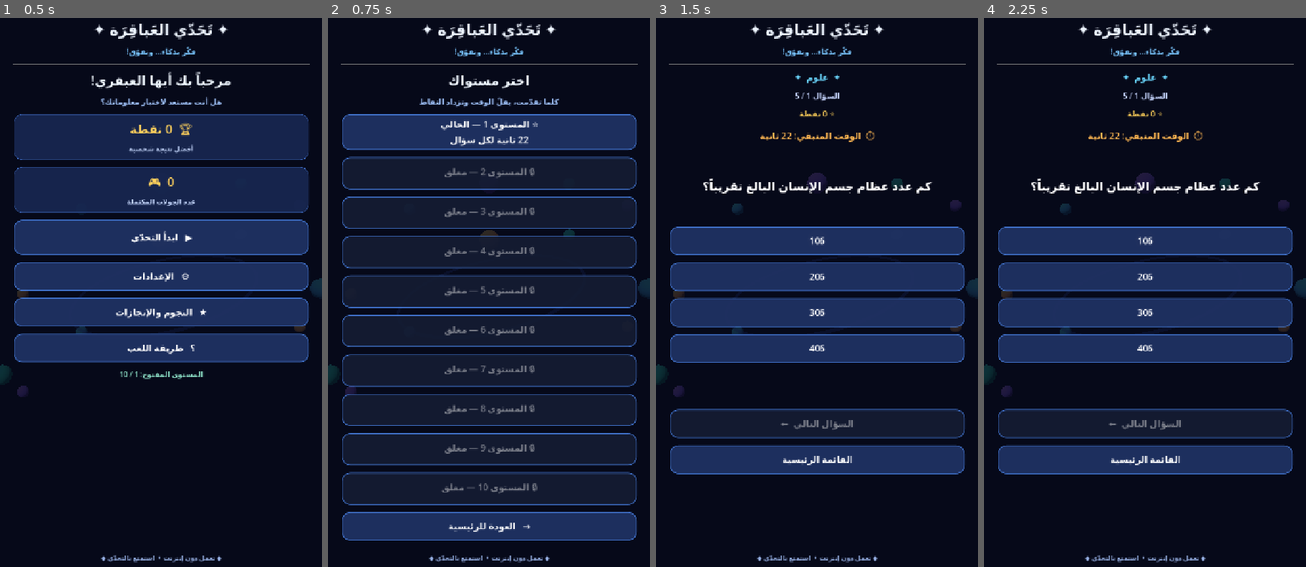
Above: before the commit, frames 1-4 (left to right).
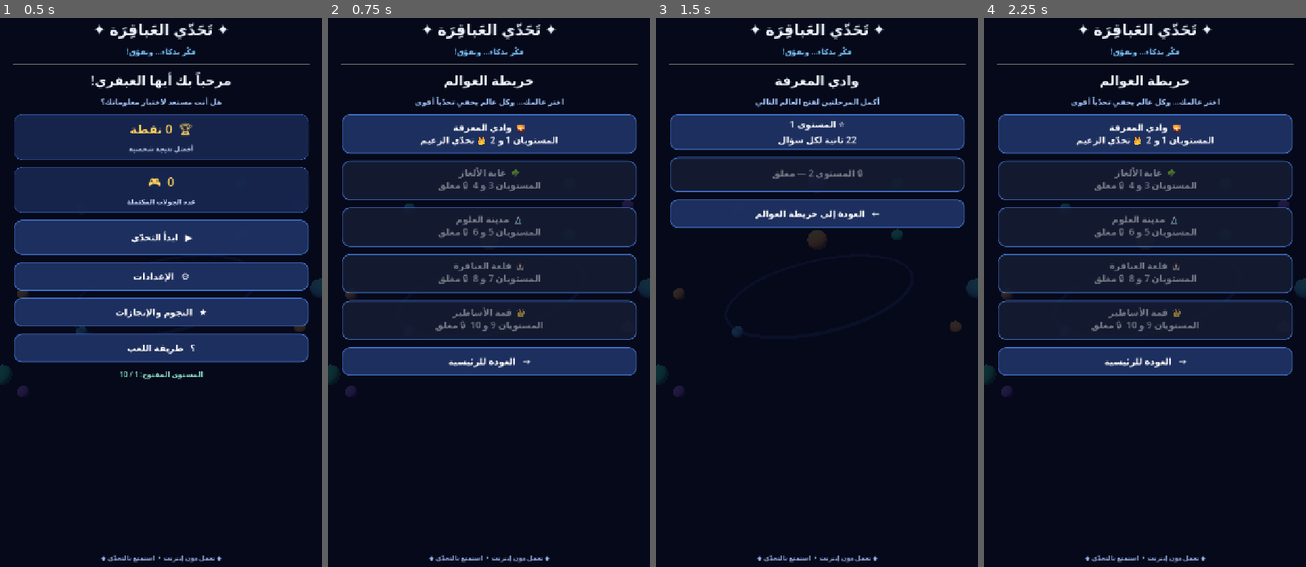
Above: after the commit, the same moments.

Repository: mahdialloui01-art/challenge-
Game: Godot game, scene res://scenes/main.tscn
Same seed, same stepped clock (60 frames per second), same inputs: the game is played once before the commit and once after it.
Inputs (mouse positions are in pixels of both pictures, inside the frame that each line leads up to):
- Up to frame 1 (0.5 s): no input
- Up to frame 2 (0.75 s): click "▶ ابدأ التحدّي" at 0.5 s
- Up to frame 3 (1.5 s): click (817, 133) at 1.25 s, where only the run after the commit has a clickable "🌄 وادي المعرفة المستويان 1 و …"
- Up to frame 4 (2.25 s): click (1145, 215) at 2 s, where only the run after the commit has a clickable "← العودة إلى خريطة العوالم"

Frame 1 is identical in both runs. In frame 2, 21% of the frame differs, in the area x 4-96%, y 10-96%; in frame 3, 38%, in the area x 4-96%, y 10-84%; in frame 4, 34%.

Commit message:
Add five-world progression map and boss stages

Diff:
--- a/scripts/main.gd
+++ b/scripts/main.gd
@@ -305,7 +305,7 @@
 
     var play := _make_button("▶   ابدأ التحدّي")
     play.custom_minimum_size.y = 78
-    play.pressed.connect(_show_levels)
+    play.pressed.connect(_show_world_map)
     content.add_child(play)
 
     var settings_button := _make_button("⚙   الإعدادات")
@@ -390,6 +390,47 @@
     content.add_child(rules)
     var back := _make_button("→   العودة للرئيسية")
     back.pressed.connect(_show_main_menu)
+    content.add_child(back)
+
+func _show_world_map() -> void:
+    _clear_content()
+    _add_heading("خريطة العوالم", "اختر عالمك… وكل عالم يخفي تحدّياً أقوى")
+    var names := ["وادي المعرفة", "غابة الألغاز", "مدينة العلوم", "قلعة العباقرة", "قمة الأساطير"]
+    var icons := ["🌄", "🌳", "🔬", "🏰", "👑"]
+    for world in range(5):
+        var first_level := world * 2 + 1
+        var last_level := first_level + 1
+        var locked := first_level > unlocked_level
+        var caption := "%s  %s\nالمستويان %d و %d%s" % [icons[world], names[world], first_level, last_level, "  🔒 مغلق" if locked else "  👑 تحدّي الزعيم"]
+        var button := _make_button(caption)
+        button.custom_minimum_size.y = 88
+        button.disabled = locked
+        if not locked:
+            button.pressed.connect(_show_world_levels.bind(world))
+        content.add_child(button)
+    var back := _make_button("→   العودة للرئيسية")
+    back.pressed.connect(_show_main_menu)
+    content.add_child(back)
+
+func _show_world_levels(world: int) -> void:
+    _clear_content()
+    var first_level := world * 2 + 1
+    var last_level := first_level + 1
+    var names := ["وادي المعرفة", "غابة الألغاز", "مدينة العلوم", "قلعة العباقرة", "قمة الأساطير"]
+    _add_heading(names[world], "أكمل المرحلتين لفتح العالم التالي")
+    for level in range(first_level, last_level + 1):
+        var locked := level > unlocked_level
+        var is_boss := level == last_level
+        var seconds := maxi(8, 22 - (level - 1))
+        var caption := "🔒 المستوى %d — مغلق" % level if locked else "%s المستوى %d\n%d ثانية لكل سؤال" % ["👑 زعيم العالم" if is_boss else "⭐", level, seconds]
+        var button := _make_button(caption)
+        button.custom_minimum_size.y = 78
+        button.disabled = locked
+        if not locked:
+            button.pressed.connect(_start_level.bind(level))
+        content.add_child(button)
+    var back := _make_button("←   العودة إلى خريطة العوالم")
+    back.pressed.connect(_show_world_map)
     content.add_child(back)
 
 func _show_levels() -> void:
